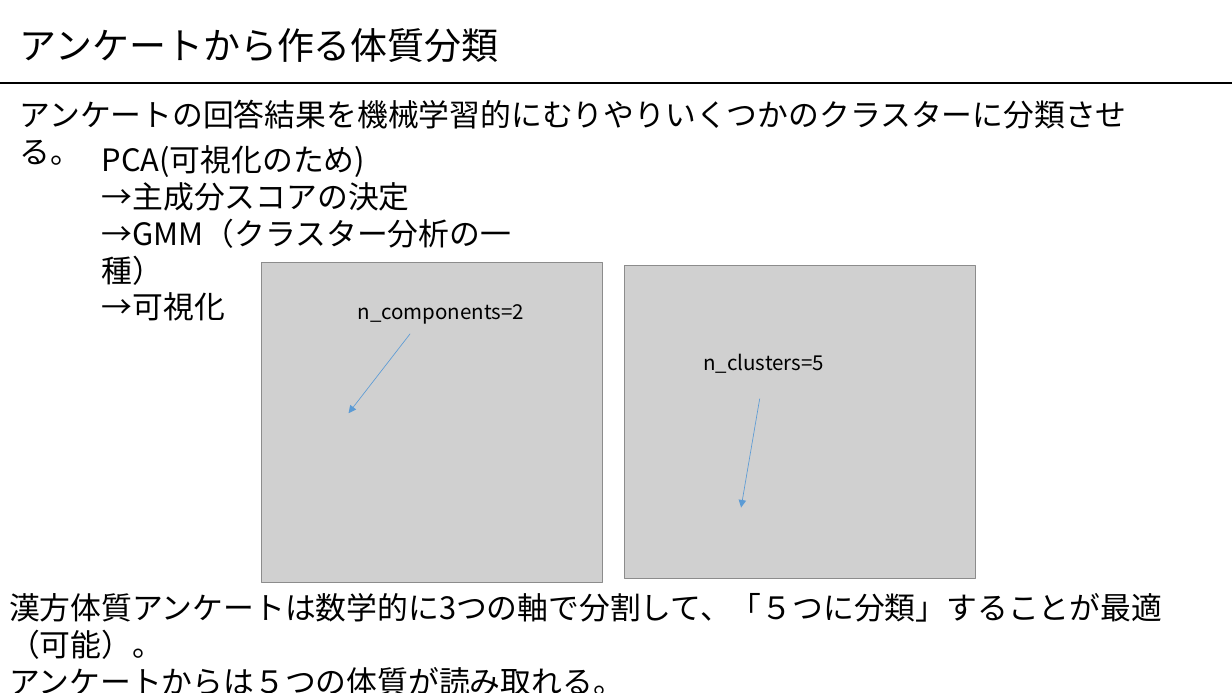
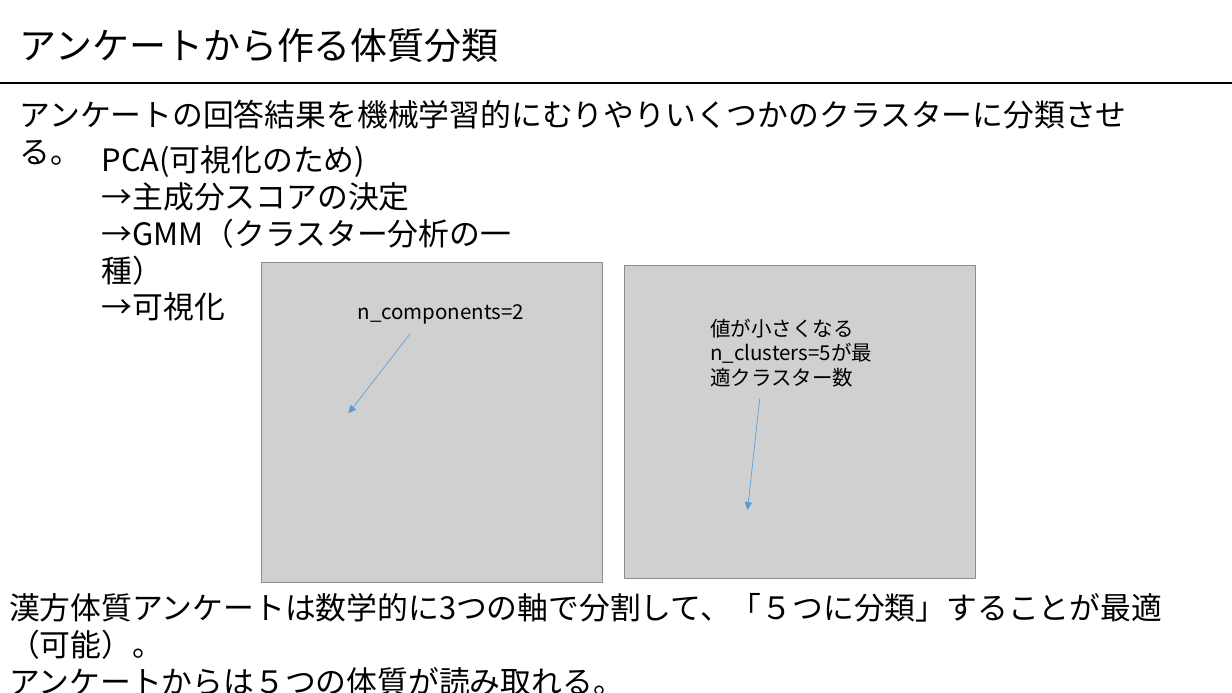
Before and after one commit to mstisb58/slide_template, a slide deck: slide 5 of graph/漢方体質_ver2.1.pptx. Drawn at 1232x693 pixels with LibreOffice and Linux fonts; fonts in the diff are those of the drawing; grey boxes stand for pictures; background and template pictures are left out. Boxes give left, top, right and bottom in pixels: in the first picture for what was removed or moved away, otherwise in the second. Text is boxed around its words. In the diff, an @@ line names an element or a change of style, - is before the commit and + after.

```diff
--- a/graph/漢方体質_ver2.1.pptx
+++ b/graph/漢方体質_ver2.1.pptx
@@ text at box(710, 318, 872, 363): text changed @@
-n_clusters=5
+値が小さくなる
+n_clusters=5が最適クラスター数
@@ arrow moved from (760, 398) - (741, 507) to (760, 398) - (748, 510) @@
```
Also in this commit, not shown: 34 other files.
